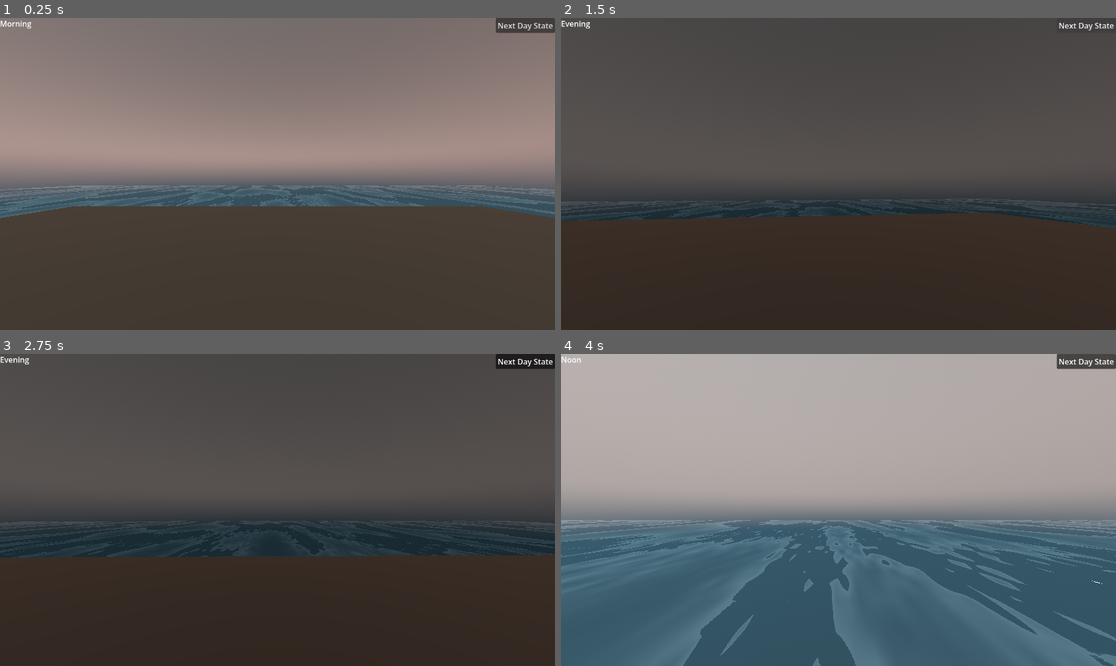
Above: before the commit, frames 1-4 (two rows, left to right).
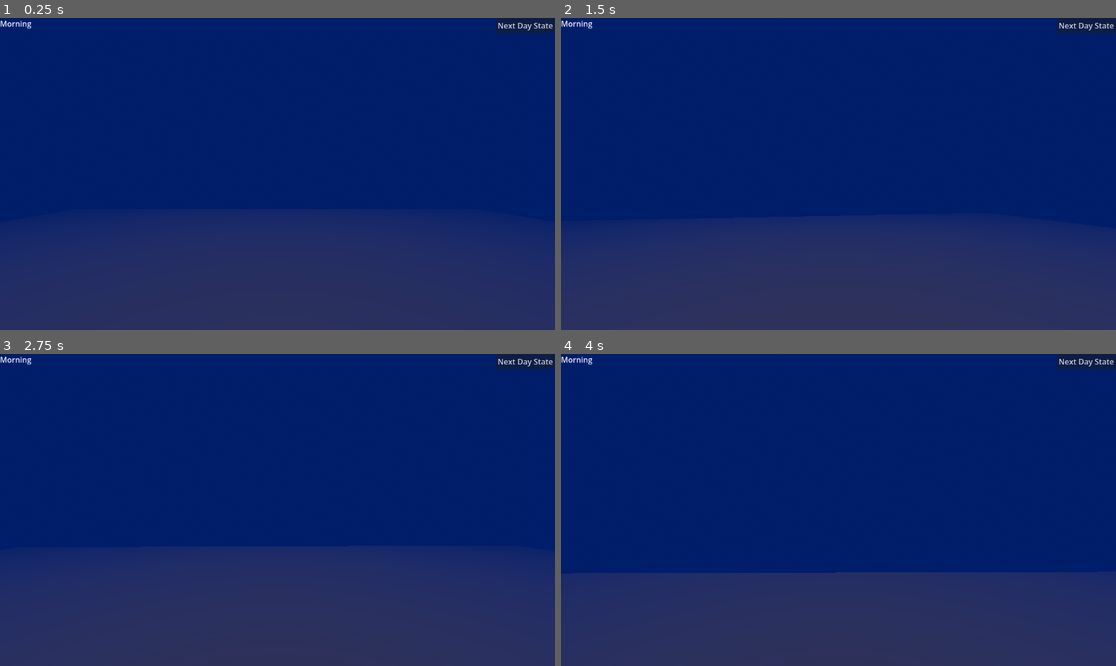
Above: after the commit, the same moments.

Repository: Jerrylikesgreen/MysteryGameJam
Game: Godot game, scene res://scenes/test_world.tscn
Same seed, same stepped clock (60 frames per second), same inputs: the game is played once before the commit and once after it.
Inputs (mouse positions are in pixels of both pictures, inside the frame that each line leads up to):
- Up to frame 1 (0.25 s): no input
- Up to frame 2 (1.5 s): click "Next Day State" at 0.5 s; click "Next Day State" at 1.25 s
- Up to frame 3 (2.75 s): move the mouse to (305, 510) at 2.02 s; hold W (forward) from 2.03 s (still down); hold Space (jump) from 2.03 s (still down); click (305, 510) at 2.17 s
- Up to frame 4 (4 s): keep holding W (forward); move the mouse to (810, 510) at 2.77 s; release Space (jump) at 2.78 s; tap E (interact) at 2.85 s; click (810, 510) at 2.92 s; tap Space (jump) at 3.02, 3.05, 3.32 s; move the mouse to (849, 503) at 3.52 s; hold Space (jump) from 3.53 s (still down); click (849, 503) at 3.67 s

The runs differ from the first frame. In frame 1, 100% of the frame differs, in the area x 0-100%, y 0-100%; in frame 2, 100%; in frame 3, 100%; in frame 4, 100%.

Commit message:
Add underwater environment, globals & swim
Implement basic underwater mechanics and visuals. Added an autoload Globals (is_underwater/set_underwater) and registered it in project.godot; added underwater sky/environment resources and a water scene. Updated test_world.tscn to use a World script, attach the underwater environment, and add a subtle underwater ColorRect overlay. Player scripts updated: player_body.gd gains underwater movement (reduced speed, swim up force, water drag), separate underwater/regular physics paths, and a setter for underwater state; player.gd and player_controller.gd have minor cleanups. New world.gd sets the underwater state and toggles 3D gravity accordingly. Minor TODO note added to world_environment.gd.

Diff:
--- /dev/null
+++ b/mystery-game-jam/autoloads/globals.gd
@@ -0,0 +1,16 @@
+## Autoloads - Globals
+
+extends Node
+
+
+var _underwater: bool = false
+
+
+
+
+func is_underwater()->bool:
+
+	return _underwater
+
+func set_underwater(v: bool) ->void:
+	_underwater = v
--- a/mystery-game-jam/project.godot
+++ b/mystery-game-jam/project.godot
@@ -18,6 +18,7 @@
 [autoload]
 
 DayNightCycle="*uid://jpiaij7cjr14"
+Globals="*uid://c81hjxjtdy8yt"
 
 [file_customization]
 
@@ -65,6 +66,7 @@
 [physics]
 
 3d/physics_engine="Jolt Physics"
+3d/default_gravity=3.0
 
 [rendering]
 
--- /dev/null
+++ b/mystery-game-jam/resources/under_wate_sky.tres
@@ -0,0 +1,6 @@
+[gd_resource type="PhysicalSkyMaterial" format=3 uid="uid://dat45k3pq2a4y"]
+
+[resource]
+rayleigh_color = Color(0.0072093336, 0.014036101, 0.035359576, 1)
+mie_color = Color(6.256998e-07, 0.4558578, 0.60833377, 1)
+ground_color = Color(0, 0, 0, 1)
--- /dev/null
+++ b/mystery-game-jam/resources/under_water_enviorment.tres
@@ -0,0 +1,16 @@
+[gd_resource type="Environment" format=3 uid="uid://cweuuqd5b3nki"]
+
+[ext_resource type="Material" uid="uid://dat45k3pq2a4y" path="res://resources/under_wate_sky.tres" id="1_x7d8t"]
+
+[sub_resource type="Sky" id="Sky_kyfjp"]
+sky_material = ExtResource("1_x7d8t")
+
+[resource]
+background_mode = 2
+background_color = Color(0.5834572, 0.63431615, 0.7813616, 1)
+background_energy_multiplier = 2.0
+sky = SubResource("Sky_kyfjp")
+fog_enabled = true
+fog_light_color = Color(6.1487035e-06, 0.06704487, 0.26322964, 1)
+fog_light_energy = 2.0
+fog_density = 0.1131
--- /dev/null
+++ b/mystery-game-jam/resources/wold_enviorment.tres
@@ -0,0 +1,12 @@
+[gd_resource type="Environment" format=3 uid="uid://bn6eyndtkgnkb"]
+
+[ext_resource type="Material" uid="uid://b8qtmimskeq6s" path="res://resources/nigh_sky.tres" id="1_5vav0"]
+
+[sub_resource type="Sky" id="Sky_kyfjp"]
+sky_material = ExtResource("1_5vav0")
+
+[resource]
+background_mode = 2
+background_color = Color(0.5834572, 0.63431615, 0.7813616, 1)
+background_energy_multiplier = 2.0
+sky = SubResource("Sky_kyfjp")
--- a/mystery-game-jam/scenes/test_world.tscn
+++ b/mystery-game-jam/scenes/test_world.tscn
@@ -1,20 +1,11 @@
 [gd_scene format=3 uid="uid://bg1sio1jk3k83"]
 
-[ext_resource type="Material" uid="uid://b8qtmimskeq6s" path="res://resources/nigh_sky.tres" id="1_dvny0"]
 [ext_resource type="PackedScene" uid="uid://duwum2xa2mgqx" path="res://scenes/player.tscn" id="1_kyfjp"]
-[ext_resource type="Shader" uid="uid://boccp2kfea3tw" path="res://scenes/water.tres" id="2_amxg5"]
+[ext_resource type="Script" uid="uid://c0m155rneerq8" path="res://scripts/world.gd" id="1_xwrkq"]
 [ext_resource type="Script" uid="uid://ccybkweg8k406" path="res://scripts/world_environment.gd" id="2_dvny0"]
+[ext_resource type="Environment" uid="uid://cweuuqd5b3nki" path="res://resources/under_water_enviorment.tres" id="2_xwrkq"]
 [ext_resource type="Script" uid="uid://e4rof4p4qtj7" path="res://scripts/day_state_lable.gd" id="3_3263u"]
 [ext_resource type="Script" uid="uid://by1tk1828o2h6" path="res://scripts/day_state_options.gd" id="3_umbte"]
-
-[sub_resource type="Sky" id="Sky_kyfjp"]
-sky_material = ExtResource("1_dvny0")
-
-[sub_resource type="Environment" id="Environment_amxg5"]
-background_mode = 2
-background_color = Color(0.5834572, 0.63431615, 0.7813616, 1)
-background_energy_multiplier = 2.0
-sky = SubResource("Sky_kyfjp")
 
 [sub_resource type="StandardMaterial3D" id="StandardMaterial3D_kyfjp"]
 albedo_color = Color(0.13858852, 0.071602665, 1.8049032e-08, 1)
@@ -26,29 +17,11 @@
 [sub_resource type="BoxShape3D" id="BoxShape3D_3263u"]
 size = Vector3(30, 0.5, 30)
 
-[sub_resource type="ShaderMaterial" id="ShaderMaterial_3263u"]
-render_priority = 0
-shader = ExtResource("2_amxg5")
-shader_parameter/direction1 = Vector2(0.01, -0.01)
-shader_parameter/direction2 = Vector2(0.05, 0.01)
-shader_parameter/highlight_threshold = 0.65600003116
-shader_parameter/highlight_threshold2 = 0.270000012825
-
-[sub_resource type="PlaneMesh" id="PlaneMesh_umbte"]
-material = SubResource("ShaderMaterial_3263u")
-size = Vector2(100, 100)
-
-[sub_resource type="StandardMaterial3D" id="StandardMaterial3D_amxg5"]
-albedo_color = Color(5.7155265e-08, 0.114821054, 0.1255281, 1)
-
-[sub_resource type="PlaneMesh" id="PlaneMesh_3263u"]
-material = SubResource("StandardMaterial3D_amxg5")
-size = Vector2(100, 100)
-
 [node name="TestWorld" type="Node3D" unique_id=1770372635]
+script = ExtResource("1_xwrkq")
 
 [node name="WorldEnvironment" type="WorldEnvironment" parent="." unique_id=1468334173]
-environment = SubResource("Environment_amxg5")
+environment = ExtResource("2_xwrkq")
 script = ExtResource("2_dvny0")
 
 [node name="DirectionalLight3D" type="DirectionalLight3D" parent="WorldEnvironment" unique_id=550753680]
@@ -67,13 +40,6 @@
 
 [node name="Player" parent="." unique_id=1525480450 instance=ExtResource("1_kyfjp")]
 transform = Transform3D(1, 0, 0, 0, 1, 0, 0, 0, 1, 0, 3.1515784, 0)
-
-[node name="Water" type="MeshInstance3D" parent="." unique_id=1470926670]
-mesh = SubResource("PlaneMesh_umbte")
-
-[node name="WaterColor" type="MeshInstance3D" parent="Water" unique_id=520502886]
-visible = false
-mesh = SubResource("PlaneMesh_3263u")
 
 [node name="DebugginHud" type="CanvasLayer" parent="." unique_id=120966228]
 
@@ -96,3 +62,13 @@
 offset_bottom = 23.0
 text = "Day State"
 script = ExtResource("3_3263u")
+
+[node name="Underwater" type="CanvasLayer" parent="." unique_id=1897045142]
+
+[node name="ColorRect" type="ColorRect" parent="Underwater" unique_id=1268908524]
+anchors_preset = 15
+anchor_right = 1.0
+anchor_bottom = 1.0
+grow_horizontal = 2
+grow_vertical = 2
+color = Color(0.0046677203, 0.1912404, 0.8298654, 0.09803922)
--- /dev/null
+++ b/mystery-game-jam/scenes/water.tscn
@@ -0,0 +1,29 @@
+[gd_scene format=3 uid="uid://p2w4i3sisleq"]
+
+[ext_resource type="Shader" uid="uid://boccp2kfea3tw" path="res://scenes/water.tres" id="1_bdk6y"]
+
+[sub_resource type="ShaderMaterial" id="ShaderMaterial_3263u"]
+render_priority = 0
+shader = ExtResource("1_bdk6y")
+shader_parameter/direction1 = Vector2(0.01, -0.01)
+shader_parameter/direction2 = Vector2(0.05, 0.01)
+shader_parameter/highlight_threshold = 0.65600003116
+shader_parameter/highlight_threshold2 = 0.270000012825
+
+[sub_resource type="PlaneMesh" id="PlaneMesh_umbte"]
+material = SubResource("ShaderMaterial_3263u")
+size = Vector2(100, 100)
+
+[sub_resource type="StandardMaterial3D" id="StandardMaterial3D_amxg5"]
+albedo_color = Color(5.7155265e-08, 0.114821054, 0.1255281, 1)
+
+[sub_resource type="PlaneMesh" id="PlaneMesh_3263u"]
+material = SubResource("StandardMaterial3D_amxg5")
+size = Vector2(100, 100)
+
+[node name="Water" type="MeshInstance3D" unique_id=1652149410]
+mesh = SubResource("PlaneMesh_umbte")
+
+[node name="WaterColor" type="MeshInstance3D" parent="." unique_id=1939502322]
+visible = false
+mesh = SubResource("PlaneMesh_3263u")
--- a/mystery-game-jam/scripts/player.gd
+++ b/mystery-game-jam/scripts/player.gd
@@ -10,7 +10,6 @@
 @onready var camera_pivot: Node3D = %CameraPivot
 
 var _camera_rotation_x: float = 0.0
-var _camera_rotation_y: float = 0.0
 
 func _ready() -> void:
 	# Initialize rotation variable from current pivot
@@ -43,7 +42,6 @@
 	_camera_rotation_x = clamp(_camera_rotation_x, -max_look_angle, max_look_angle)
 
 	camera_pivot.rotation_degrees.x = _camera_rotation_x
-	print(_camera_rotation_x)
 
 func _on_jump()->void:
 	pass
--- a/mystery-game-jam/scripts/player_body.gd
+++ b/mystery-game-jam/scripts/player_body.gd
@@ -2,31 +2,78 @@
 extends CharacterBody3D
 
 @export var speed: float = 10.0
-@export var gravity: float = 9.8
+@export var underwater_speed: float = 4.0
+
 @export var jump_velocity: float = 5.0
+@export var swim_up_force: float = 6.0
 
 var _move_input: Vector3 = Vector3.ZERO
+var _is_under_water: bool = false
+
+var _gravity: float = 9.8
+var _underwater_gravity: float = 3.0
+
+var water_drag: float = 0.92
+
+
+func _ready() -> void:
+	call_deferred("_check_underwater")
+
+
+func _check_underwater() -> void:
+	if Globals.is_underwater():
+		_is_under_water = true
+		print("under water")
+	else:
+		print("not under water")
 
 
 func _physics_process(delta: float) -> void:
+
+	if _is_under_water:
+		_underwater_physics(delta)
+	else:
+		_regular_physics(delta)
+
 	# Apply gravity
 	if not is_on_floor():
-		velocity.y -= gravity * delta
+		if _is_under_water:
+			velocity.y -= _underwater_gravity * delta
+		else:
+			velocity.y -= _gravity * delta
 	else:
-		velocity.y = 0
+		if not _is_under_water:
+			velocity.y = 0
 
 	# Convert input to world space
 	var forward = global_transform.basis.z
 	var right = global_transform.basis.x
+
 	var move_dir = (forward * _move_input.z) + (right * _move_input.x)
 	move_dir = move_dir.normalized() if move_dir.length() > 0 else Vector3.ZERO
 
 	# Apply horizontal movement
-	velocity.x = move_dir.x * speed
-	velocity.z = move_dir.z * speed
+	var current_speed = underwater_speed if _is_under_water else speed
 
-	# Move the player
+	velocity.x = move_dir.x * current_speed
+	velocity.z = move_dir.z * current_speed
+
 	move_and_slide()
+
+
+func _underwater_physics(delta: float) -> void:
+	# Apply water drag
+	velocity *= water_drag
+
+	# Swim upward
+	if Input.is_action_pressed("jump"):
+		velocity.y += swim_up_force * delta
+
+
+func _regular_physics(delta: float) -> void:
+	# Regular jump
+	if Input.is_action_just_pressed("jump") and is_on_floor():
+		velocity.y = jump_velocity
 
 
 func move(direction: Vector3) -> void:
@@ -34,5 +81,11 @@
 
 
 func jump() -> void:
-	if is_on_floor():
+	if _is_under_water:
+		velocity.y += swim_up_force
+	elif is_on_floor():
 		velocity.y = jump_velocity
+
+
+func set_underwater(state: bool) -> void:
+	_is_under_water = state
--- a/mystery-game-jam/scripts/player_controller.gd
+++ b/mystery-game-jam/scripts/player_controller.gd
@@ -24,7 +24,7 @@
 	if event is InputEventMouseMotion and Input.get_mouse_mode() == Input.MOUSE_MODE_CAPTURED:
 		look.emit(event.relative * mouse_sensitivity)
 
-	# Release mouse with ESC
+	# Release mouse with ESC - Used for debugging purposes. Might keep
 	if event.is_action_pressed("ui_cancel"):
 		Input.set_mouse_mode(Input.MOUSE_MODE_VISIBLE)
 		is_mouse_free = true
--- /dev/null
+++ b/mystery-game-jam/scripts/world.gd
@@ -0,0 +1,18 @@
+class_name World extends Node3D
+
+
+
+
+func _ready() -> void:
+	Globals.set_underwater(true)
+	_set_up()
+
+
+func _set_up()->void:
+
+	if Globals.is_underwater():
+		ProjectSettings.set_setting("physics/3d/default_gravity", 3.0)
+
+	else:
+
+		ProjectSettings.set_setting("physics/3d/default_gravity", 9.6)
--- a/mystery-game-jam/scripts/world_environment.gd
+++ b/mystery-game-jam/scripts/world_environment.gd
@@ -15,8 +15,9 @@
 
 func _on_day_state_changed(state: int) -> void:
 	match state:
+		##TODO Create functions for each state to add Lighting and posible other shaders.
+		DayNightCycle.DayState.MORNING:
 
-		DayNightCycle.DayState.MORNING:
 			environment.sky.sky_material = MORNING_SKY
 
 		DayNightCycle.DayState.NOON:
Not shown, added: mystery-game-jam/autoloads/globals.gd.uid
Not shown, added: mystery-game-jam/scripts/world.gd.uid
